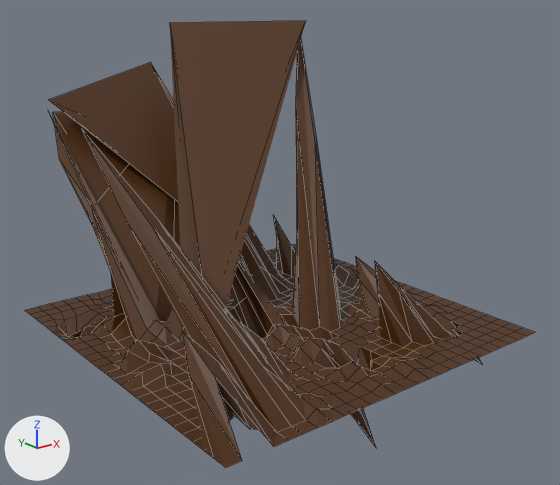
An edit to the Blender file Andrejpraviigrice/Untitled.blend, drawn before and after from the same camera.
One viewpoint serves both versions: a 50 mm camera at (-24.2, -31.0, 16.9) aimed at (2.7, 2.7, 3.4). Arrows for +X, +Y and +Z are at lower left; the lights stay in place. Mesh edges are drawn as thin lines.
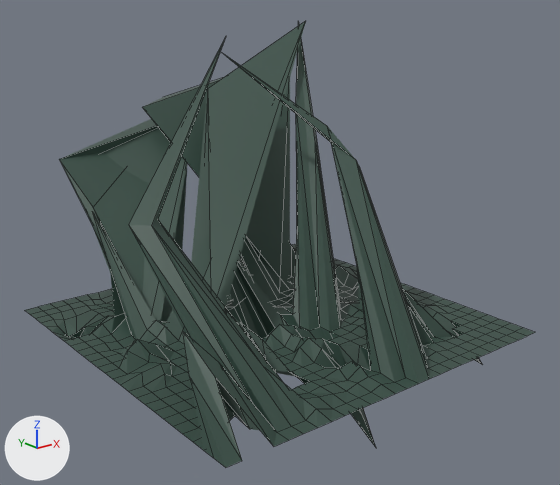
The edits, one by one:
Material 'Material.001' (mat_material_001) changes colour from brown #4d2900 to dark green #364e44; in linear values from (0.0751, 0.0224, 0.0) to (0.0366, 0.0753, 0.0576).
me_plane_001 is used by ob_plane; location (0.0, 0.0, 0.0); scale (10.0, 10.0, 1.0).
Verts and faces of me_plane_001; kept vertices keep their numbers, new ones are numbered from 729.
Before the commit, vertices of me_plane_001: 292 (0.4, 1.6, 15.4) at pixel (169, 22).
me_plane_001 had 729 vertices, 676 faces and spanned x -1.0..1.2, y -1.0..1.9, z -4.2..15.5.
me_plane_001 now has 727 vertices, 668 faces and spans x -1.0..1.3, y -1.0..1.6, z -4.2..15.5.
Part 1, on me_plane_001:
7 vertices are removed from x -0.4..0.2, y -0.9..-0.1, z 0.1..0.5.
20 faces are deleted.
6 vertices move from x -0.8..0.4, y -0.8..1.9, z 0.1..12.7 to x 0.0..1.3, y -0.5..1.5, z 3.2..15.0.
5 vertices are added at (0.5, 0.1, 10.1), (0.5, -0.1, 8.5), (0.2, 0.7, 14.0), (0.6, 0.2, 9.8), (0.6, -0.1, 8.1).
12 new faces join them.
Part 2, on me_plane_001:
Vertex 292 moves to (0.4, 1.1, 11.5), pixel (207, 88).

Location of each change, [x1, y1, x2, y2] in pixels of the pictures (560 x 485 px; the box of a moved part takes in the faces that stretch with it):
'Plane', recoloured, reshaped: [25, 21, 536, 467] in both
part 1 of me_plane_001, cut back: before [49, 62, 439, 403]; after [60, 37, 439, 403]
part 2 of me_plane_001, moved or reshaped: before [170, 21, 306, 307]; after [191, 21, 306, 307]
